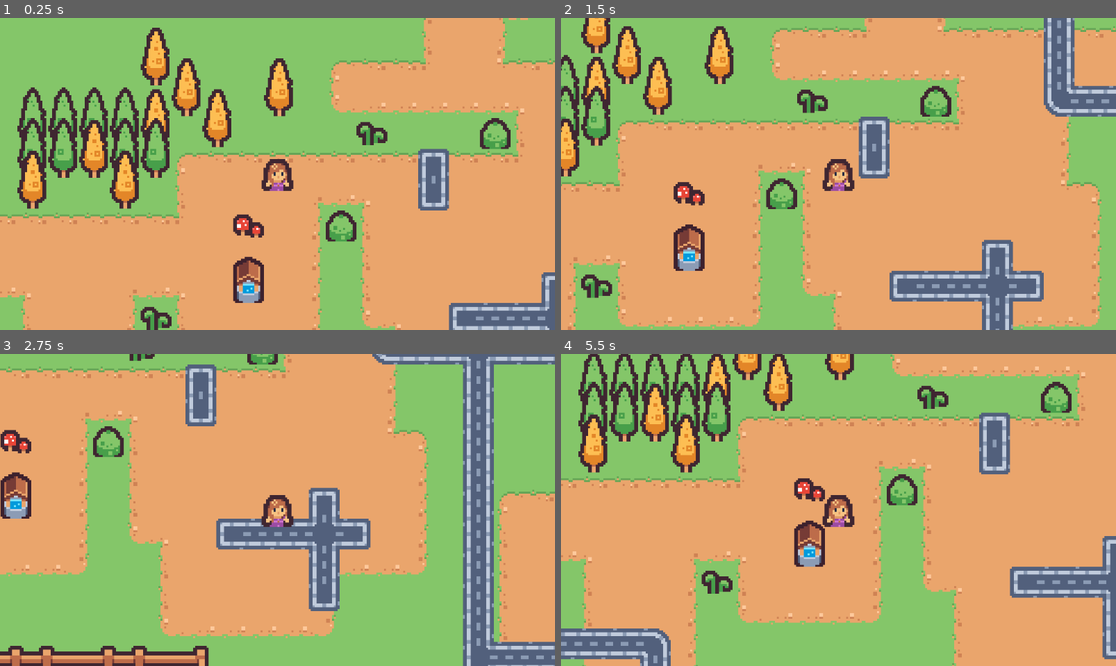
Above: before the commit, frames 1-4 (two rows, left to right).
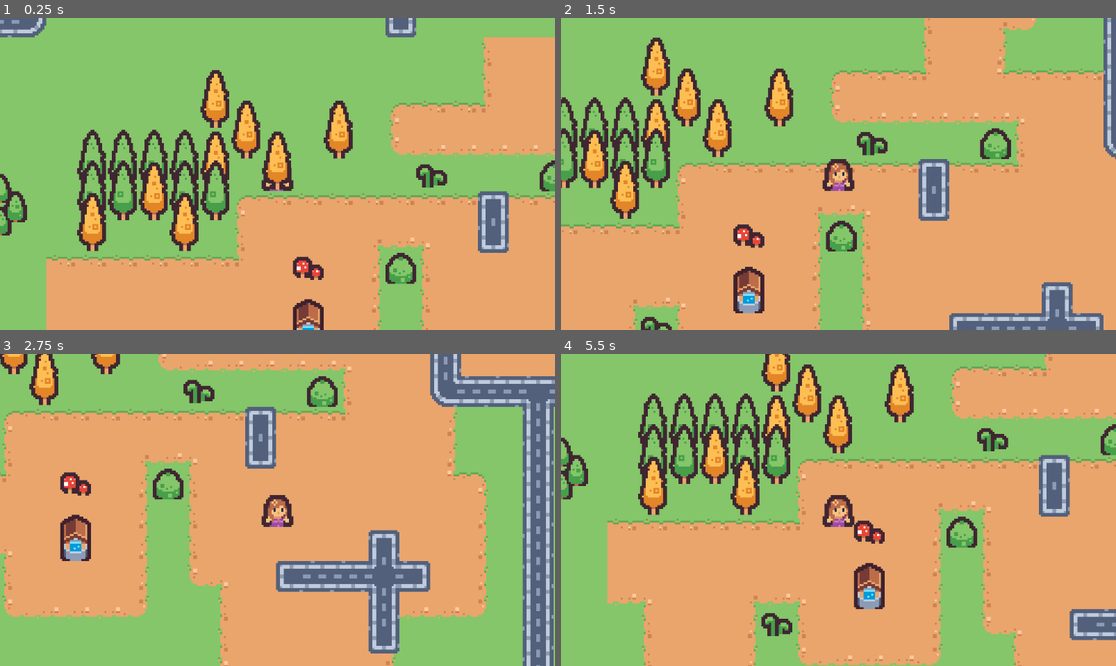
Above: after the commit, the same moments.

Repository: HazardWare/Hazardous-Quest
Game: Godot game, scene res://scenes/world/overworld.tscn
The game is run twice, just before and just after one commit, with the same random seed, the same clock (stepped at 60 frames per second) and the same inputs. The project has no main scene, so this scene is started directly.
Inputs:
- Up to frame 1 (0.25 s): no input
- Up to frame 2 (1.5 s): tap Enter (ui_accept) at 0.5, 0.77 s; hold Right (ui_right) 0.53-1.28 s; hold Down (ui_down) from 1.28 s (still down)
- Up to frame 3 (2.75 s): tap Enter (ui_accept) at 1.52 s; release Down (ui_down) at 2.03 s; hold Right (ui_right) from 2.03 s (still down)
- Up to frame 4 (5.5 s): release Right (ui_right) at 2.78 s; hold Up (ui_up) 2.78-3.53 s; tap Enter (ui_accept) at 3.02, 3.77, 4.52 s; hold Left (ui_left) 3.53-5.03 s; hold Down (ui_down) from 5.03 s (still down)

The runs differ from the first frame. In frame 1, 52% of the frame differs, in the area x 0-100%, y 0-100%; in frame 2, 56%; in frame 3, 62%; in frame 4, 59%.

Commit message:
Y sort

Diff:
--- a/scenes/player/player.tscn
+++ b/scenes/player/player.tscn
@@ -110,6 +110,7 @@
 }
 
 [node name="Player" type="CharacterBody2D"]
+y_sort_enabled = true
 collision_mask = 30
 script = ExtResource("1_dovo2")
 
--- a/scenes/world/overworld.tscn
+++ b/scenes/world/overworld.tscn
@@ -4,6 +4,7 @@
 [ext_resource type="PackedScene" uid="uid://cbaut5bbgnqxc" path="res://scenes/player/player.tscn" id="2_het3u"]
 
 [node name="Overworld" type="Node2D"]
+y_sort_enabled = true
 
 [node name="Ground" type="TileMapLayer" parent="."]
 texture_filter = 1
@@ -12,10 +13,14 @@
 tile_set = ExtResource("1_pwl2g")
 
 [node name="SecondLayer" type="TileMapLayer" parent="."]
+z_index = 1
+y_sort_enabled = true
 texture_filter = 1
 position = Vector2(25, 3)
 tile_map_data = PackedByteArray("AAD4////AAADAAAAAAD5////AAAEAAAAAAD2//7/AAAEAAAAAAD2////AAAEAAAAAAD3//7/AAAEAAAAAAD3// …(6112 unchanged characters)…
 tile_set = ExtResource("1_pwl2g")
 
 [node name="Player" parent="." instance=ExtResource("2_het3u")]
+z_index = 1
+position = Vector2(-31, -22)
 motion_mode = 1
